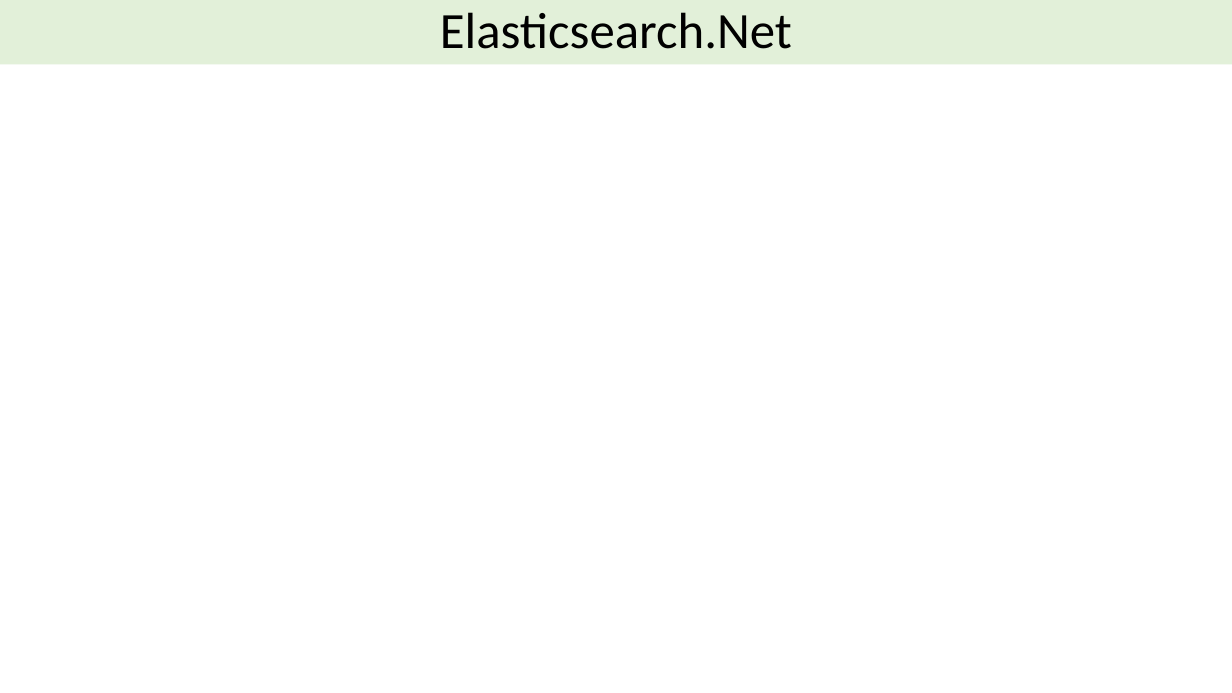
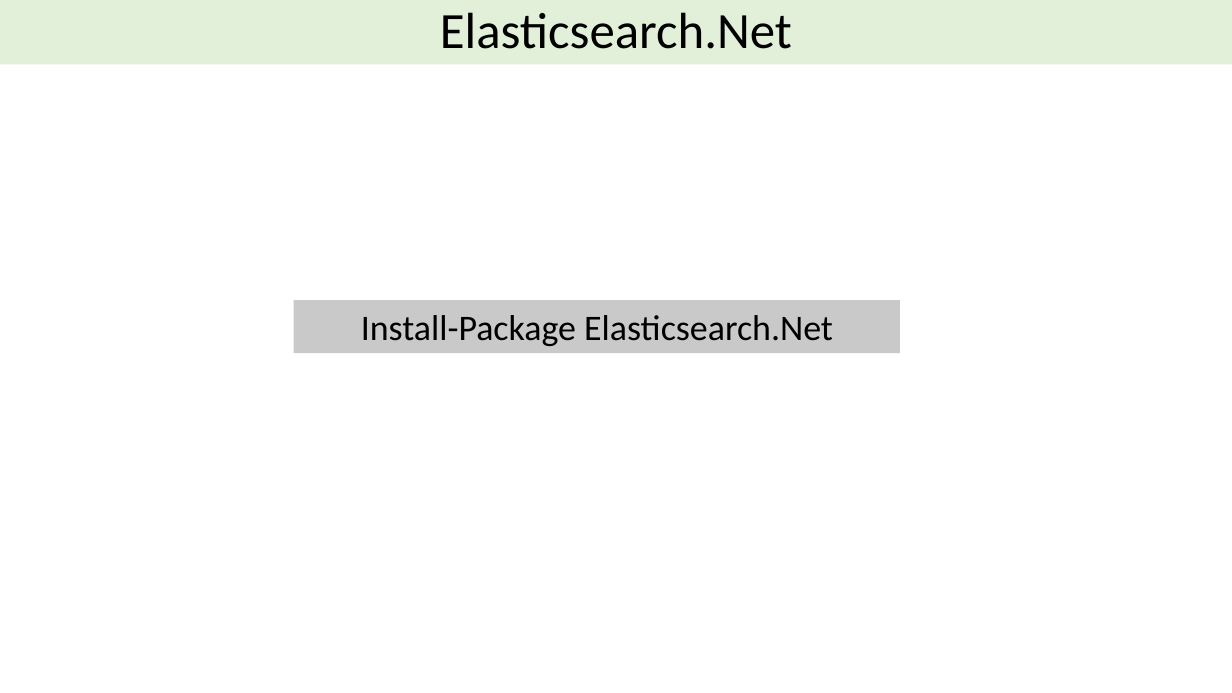
Before and after one commit to DavidBetteridge/ElasticSearchTalk, a slide deck: slide 13 of Elastic Search Talk.pptx. Drawn at 1232x693 pixels with LibreOffice and Linux fonts; fonts in the diff are those of the drawing; background and template pictures are left out. Boxes give left, top, right and bottom in pixels: in the first picture for what was removed or moved away, otherwise in the second. Text is boxed around its words. In the diff, an @@ line names an element or a change of style, - is before the commit and + after.

```diff
--- a/Elastic Search Talk.pptx
+++ b/Elastic Search Talk.pptx
@@ rectangle added at (294,300,900,353), fill #C9C9C9, 28 pt, text #000000 @@
+Install-Package Elasticsearch.Net
```
Also in this commit, not shown: 1 other slide changed, 10 other files.
